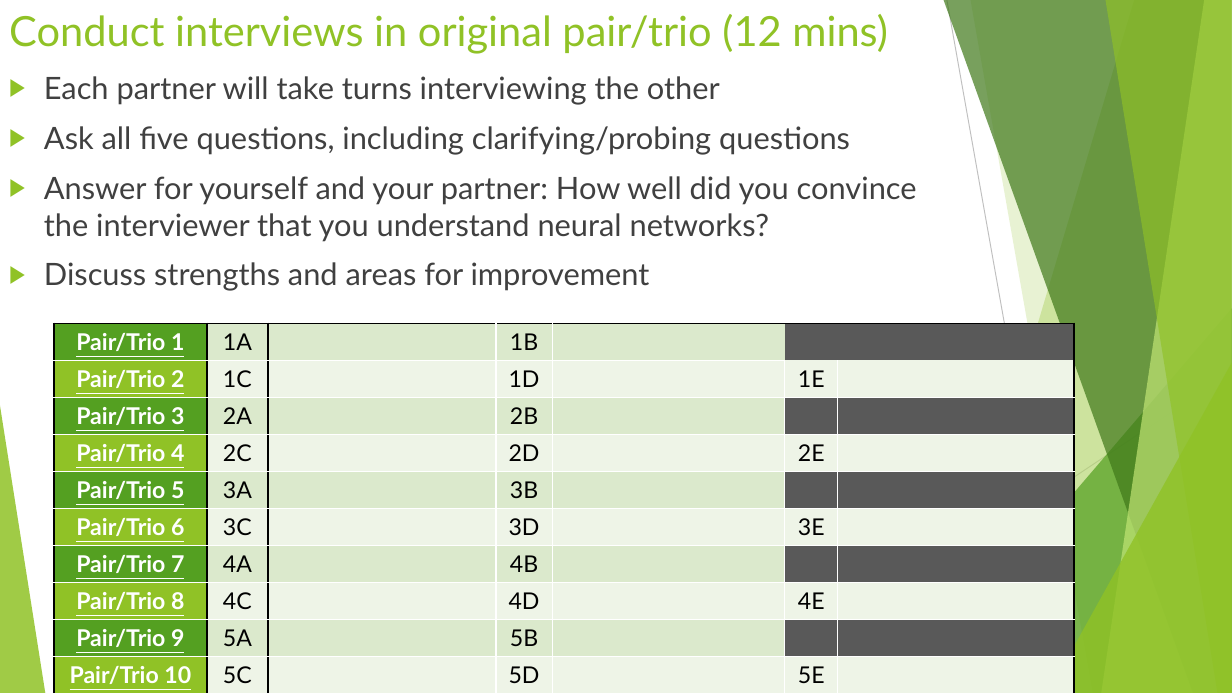
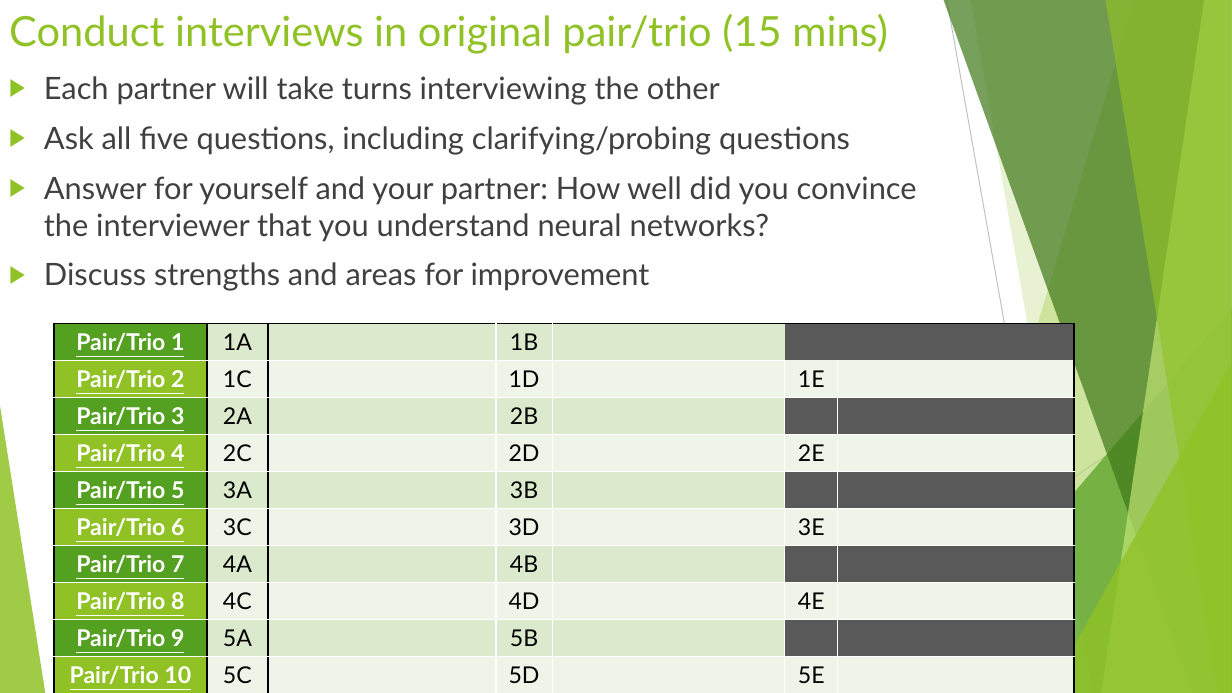
Before and after one commit to DavidBraslow/Neural-Network-Interviews, a slide deck: slide 12 of Neural Network Interviews Slides.pptx. Drawn at 1232x693 pixels with LibreOffice and Linux fonts; fonts in the diff are those of the drawing. Boxes give left, top, right and bottom in pixels: in the first picture for what was removed or moved away, otherwise in the second. Text is boxed around its words. In the diff, an @@ line names an element or a change of style, - is before the commit and + after.

```diff
--- a/Neural Network Interviews Slides.pptx
+++ b/Neural Network Interviews Slides.pptx
@@ title at (9,14,888,54): text changed @@
-Conduct interviews in original pair/trio (12 mins)
+Conduct interviews in original pair/trio (15 mins)
```
Also in this commit, not shown: 2 other slides changed, 1 other file.
